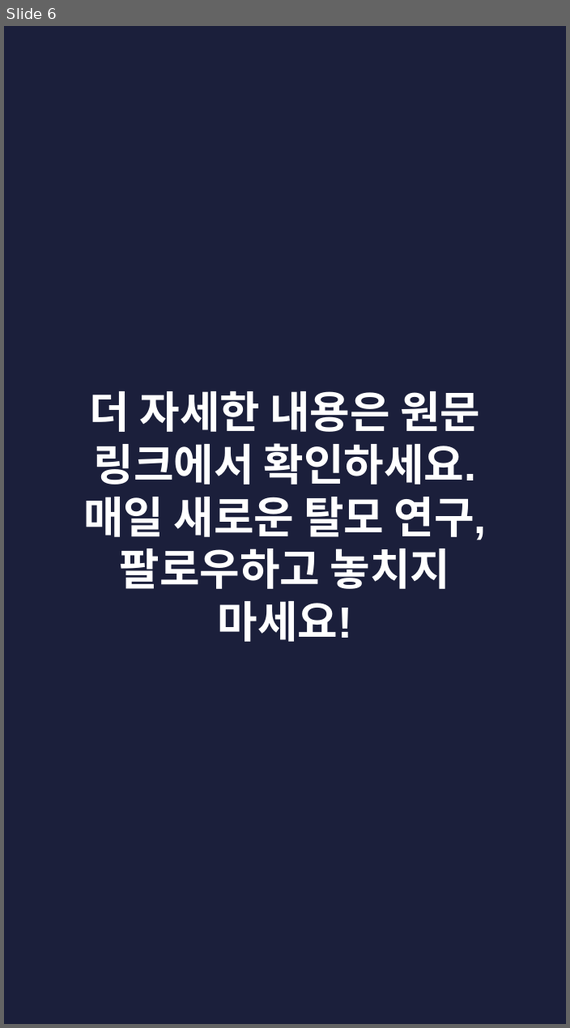
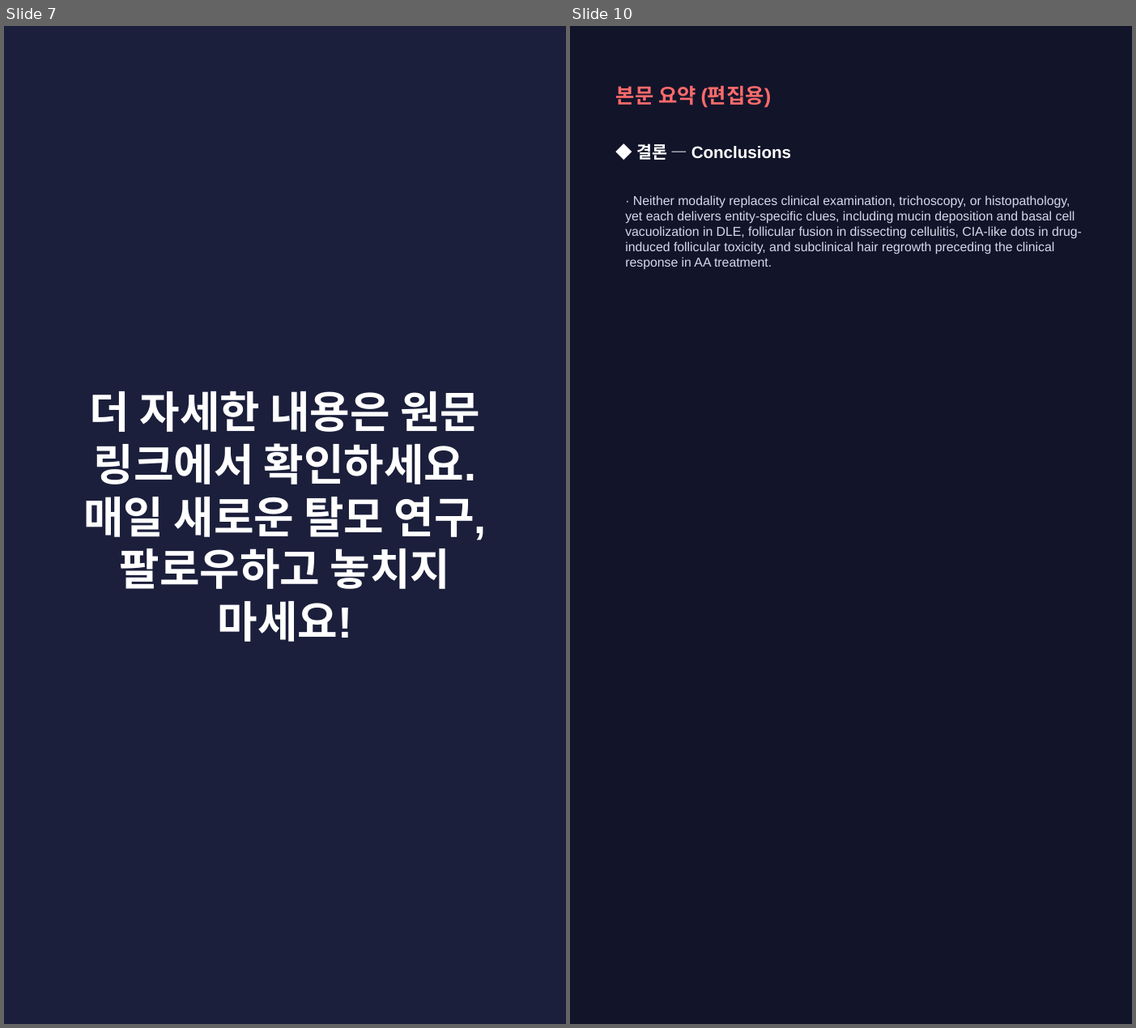
Before and after one commit to hyokang2010-BJ-ANTH/product-builder-test, a slide deck: pwa/data/latest/slides.pptx. Shown side by side, each under a label of ours: slide 6 before the commit, slides 7 and 10 after it; the slides between them are not shown. The pictures are 570x1028 and 1136x1028 pixels, drawn with LibreOffice and Linux fonts; fonts in the diff are those of the drawing. Boxes give left, top, right and bottom in pixels: in the first picture for what was removed or moved away, otherwise in the second. Text is boxed around its words. In the diff, an @@ line names an element or a change of style, - is before the commit and + after.

```diff
--- a/pwa/data/latest/slides.pptx
+++ b/pwa/data/latest/slides.pptx
@@ slide 10 added at box(570, 26, 1132, 1024), background #12142A @@
@@ text added at box(616, 85, 772, 108), 16 pt, text #FF6B6B, bold @@
+본문 요약 (편집용)
@@ text added at box(636, 143, 791, 160), 13 pt, text #FFFFFF, bold @@
+◆ 결론 — Conclusions
@@ text added at box(625, 195, 1082, 270), 10 pt, text #D5D8EA @@
+· Neither modality replaces clinical examination, trichoscopy, or histopathology, yet each delivers entity-specific clues, including mucin deposition and basal cell vacuolization in DLE, follicular fusion in dissecting cellulitis, CIA-like dots in drug-induced follicular toxicity, and subclinical hair regrowth preceding the clinical response in AA treatment.
@@ what was slide 6 is now slide 7 @@
```
Also in this commit, not shown: 2 slides changed, 6 other slides added, 5 slides removed, 28 other files.
